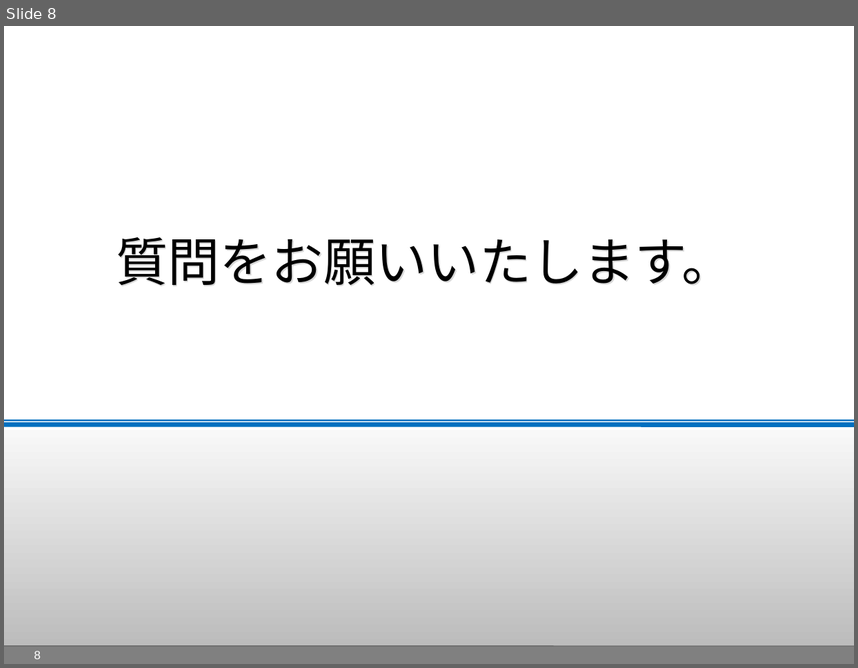
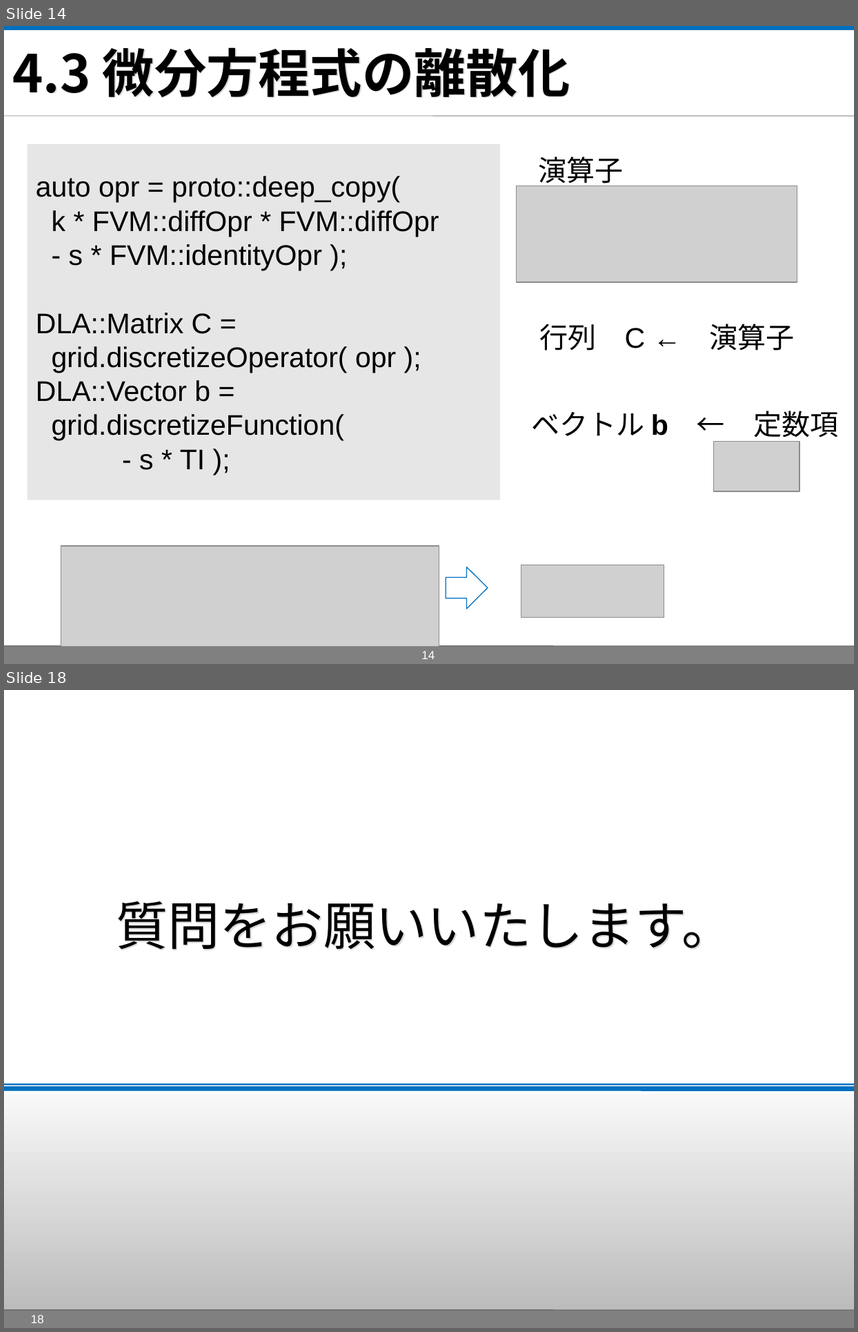
Before and after one commit to masa-ito/ProtoToPoisson, a slide deck: doc/第57回プログラミング・シンポジウム/presentationAtJaxaOn10Dec2015/ProtoFVM_PresentationAtJaxaOn10Dec2015.ppt. Shown one above the other, each under a label of ours: slide 8 before the commit, slides 14 and 18 after it; the slides between them are not shown. The pictures are 858x668 and 858x1332 pixels, drawn with LibreOffice and Linux fonts; fonts in the diff are those of the drawing; grey boxes stand for pictures; background and template pictures are left out. Boxes give left, top, right and bottom in pixels: in the first picture for what was removed or moved away, otherwise in the second. Text is boxed around its words. In the diff, an @@ line names an element or a change of style, - is before the commit and + after.

```diff
--- a/doc/第57回プログラミング・シンポジウム/presentationAtJaxaOn10Dec2015/ProtoFVM_PresentationAtJaxaOn10Dec2015.ppt
+++ b/doc/第57回プログラミング・シンポジウム/presentationAtJaxaOn10Dec2015/ProtoFVM_PresentationAtJaxaOn10Dec2015.ppt
@@ slide 14 added at [4, 26, 854, 664], background #FFFFFF; not listed: 3 template elements that a slide beside it also shows @@
@@ rectangle added at [4, 27, 854, 29], fill #0070C0, outline #0070C0 2.01 pt @@
@@ title added at [12, 47, 570, 97], 44 pt, text #000000, bold @@
+4.3 微分方程式の離散化
@@ line added from (4, 116) to (854, 116), #808080 0.51 pt @@
@@ rectangle added at [27, 144, 499, 499], fill #E6E6E6, 24 pt, text #000000 @@
+auto opr = proto::deep_copy(
+k * FVM::diffOpr * FVM::diffOpr
+- s * FVM::identityOpr );
+DLA::Matrix C =
+grid.discretizeOperator( opr );
+DLA::Vector b =
+grid.discretizeFunction(
+- s * TI );
@@ text added at [538, 156, 623, 188], 24 pt, text #000000 @@
+演算子
@@ picture added at [517, 186, 798, 282] @@
@@ text added at [539, 323, 795, 350], 24 pt, text #000000 @@
+行列 C ← 演算子
@@ text added at [531, 410, 838, 442], 24 pt, text #000000 @@
+ベクトル b ← 定数項
@@ picture added at [714, 441, 800, 491] @@
@@ picture added at [61, 546, 439, 646] @@
@@ right arrow added at [446, 567, 488, 608], outline #0070C0 0.74 pt @@
@@ picture added at [521, 564, 664, 617] @@
@@ page number added at [421, 650, 435, 659], 10 pt, text #FFFFFF @@
+14
@@ what was slide 8 is now slide 18 @@
@@ page number at [31, 1314, 44, 1323]: text changed @@
-8
+18
```
Also in this commit, not shown: 4 slides changed, 14 other slides added, 3 slides removed.
